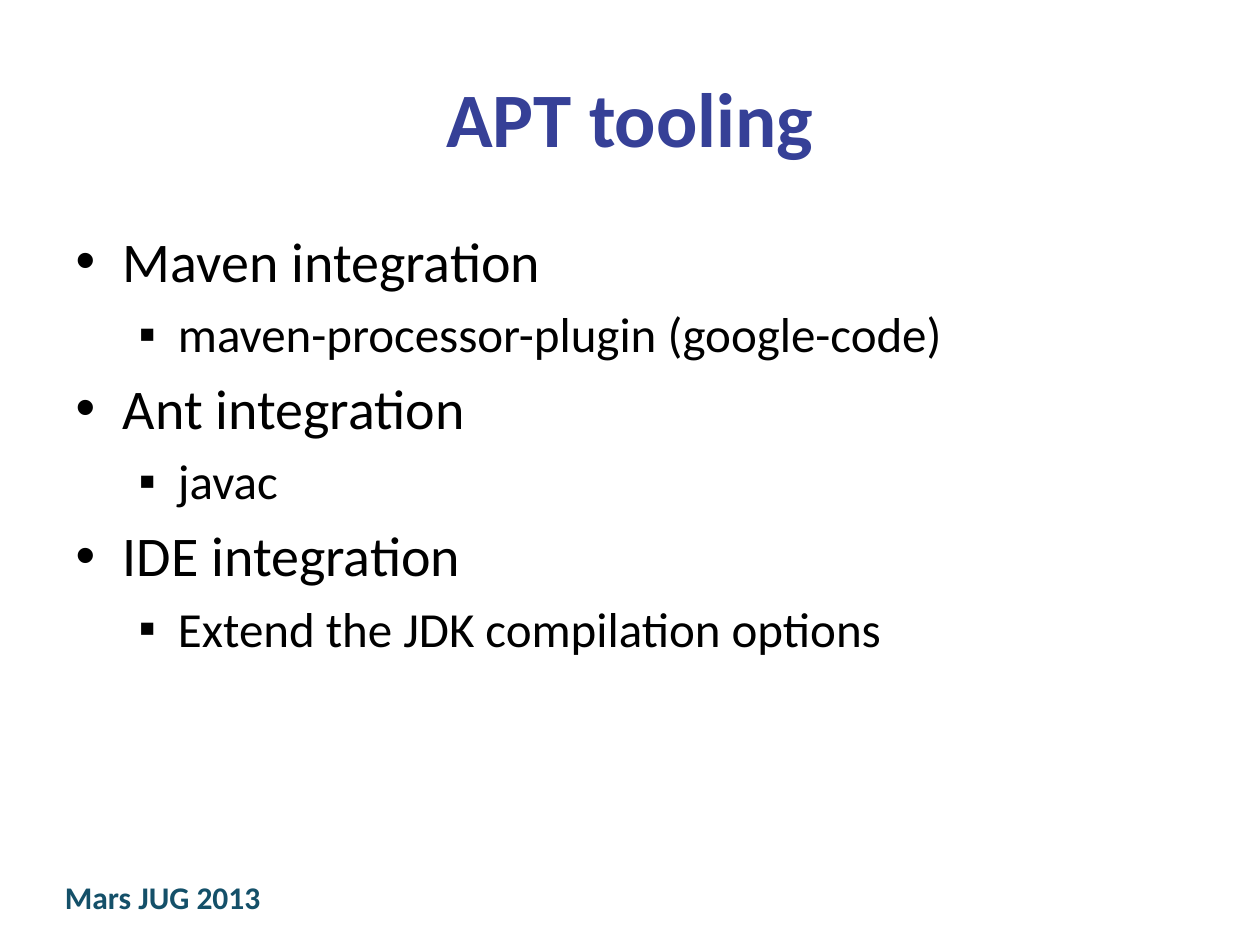
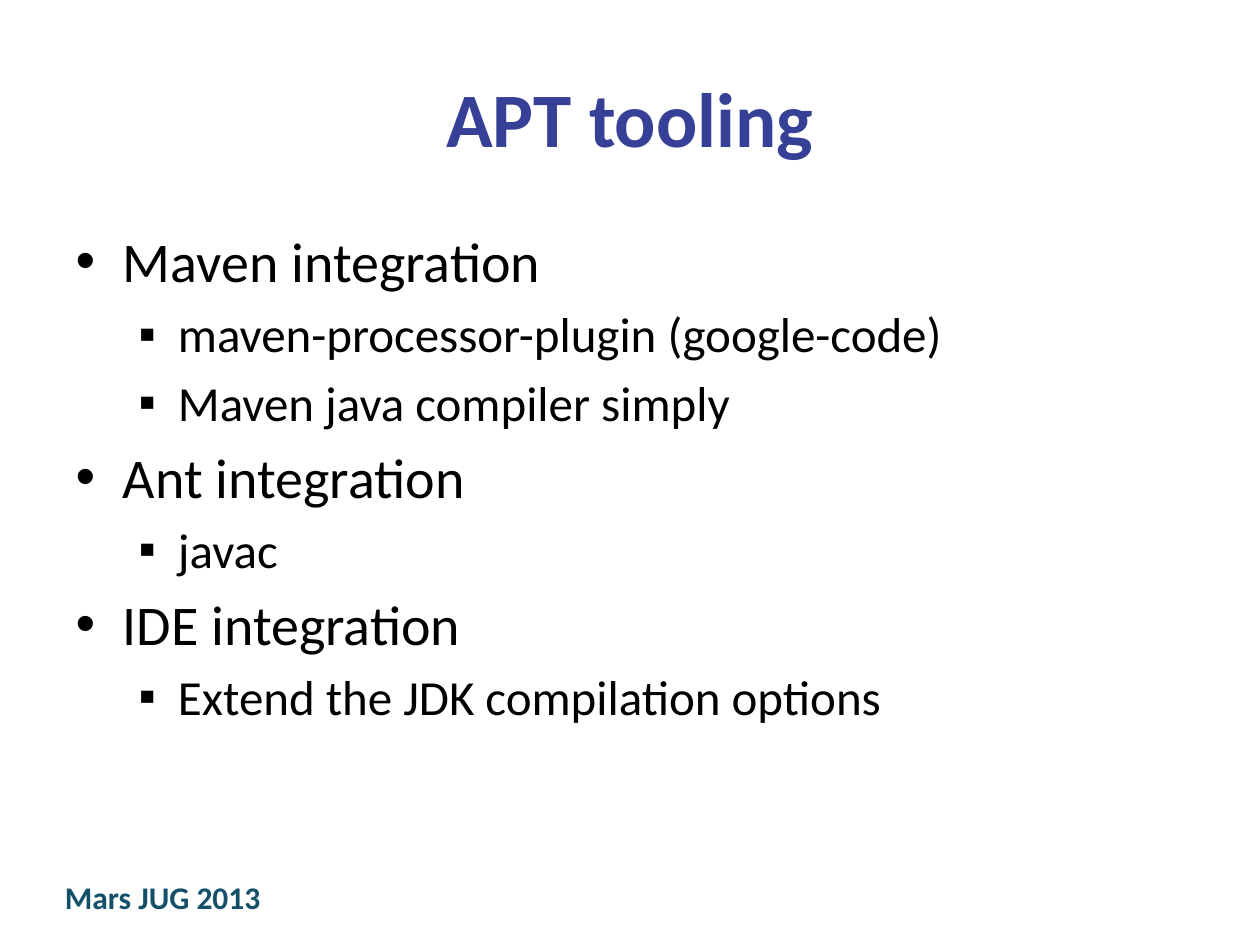
Before and after one commit to JustinRudat/ez18n, a slide deck: slide 23 of ez18n-slides/Jugs2013/SmartAnnotationProcessing_2013.pptx (slide 22 before the commit). Drawn at 1260x945 pixels with LibreOffice and Linux fonts; fonts in the diff are those of the drawing; background and template pictures are left out. Boxes give left, top, right and bottom in pixels: in the first picture for what was removed or moved away, otherwise in the second. Text is boxed around its words. In the diff, an @@ line names an element or a change of style, - is before the commit and + after.

Commit message:
Slides with SPI

```diff
--- a/ez18n-slides/Jugs2013/SmartAnnotationProcessing_2013.pptx
+++ b/ez18n-slides/Jugs2013/SmartAnnotationProcessing_2013.pptx
@@ text at bbox=[178, 387, 730, 430]: paragraph added @@
+  ▪ Maven java compiler simply
```
Also in this commit, not shown: 1 slide added.
